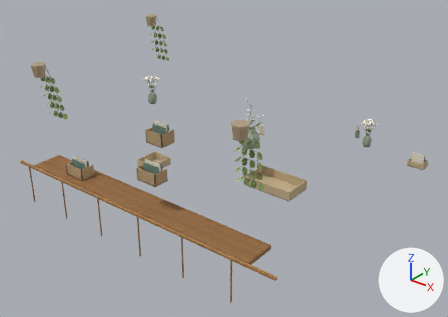
An edit to the glTF model assets/masters/native-v4/styling-v9.glb, drawn before and after from the same camera.
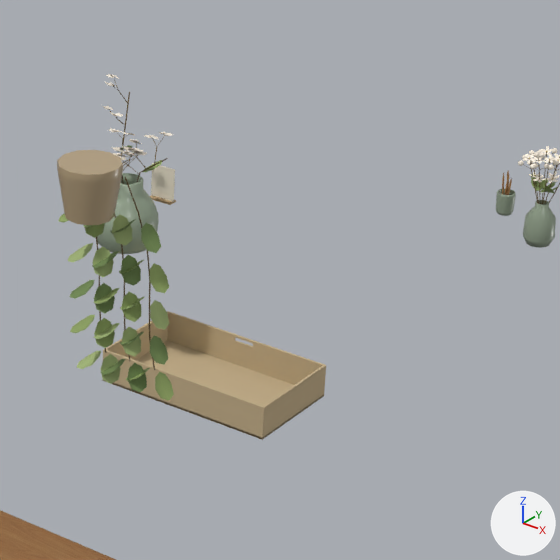
Old and new are each drawn whole from a camera (50 mm lens) standing at (6.26, -9.31, 6.39) and looking at (-0.57, -0.77, 1.09) and again close up on the part from 48% to 83% of the width and 24% to 74% of the height. The axes (+X, +Y, +Z) are drawn at lower right. The lights are the same throughout. The older version's two pictures come first. Vertices at exactly the same position are counted once.

The scene before the commit, as lines of its bpy script (objects in view):
```python
ob_styling_v9 = bpy.data.objects.new('styling-v9', me_mesh_0)
ob_styling_v9.location = (0.0, 0.0, 0.0)
```
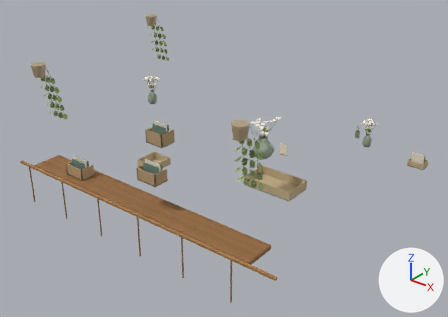
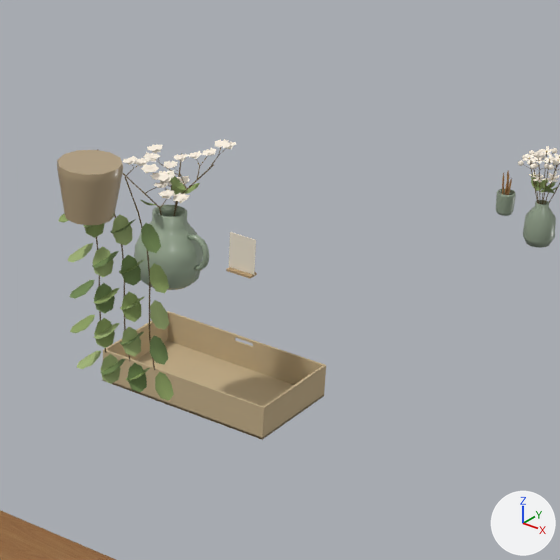
What differs and where, as boxes (x1, y1, x2, y2) in the close-ups (560 x 560 px; the box of a moved part takes in the faces that stretch with it):
'styling-v9', reshaped: before (0, 74, 560, 560); after (0, 139, 560, 560)
part 1 of me_mesh_0, moved or reshaped: before (121, 92, 130, 184); after (174, 164, 214, 216)
part 2 of me_mesh_0, moved or reshaped: before (136, 158, 168, 183); after (122, 173, 162, 215)
part 3 of me_mesh_0, moved or reshaped: before (152, 135, 165, 164); after (160, 185, 172, 209)
part 4 of me_mesh_0, moved or reshaped: before (134, 143, 146, 169); after (173, 161, 187, 189)
part 5 of me_mesh_0, moved or reshaped: before (120, 145, 132, 150); after (172, 185, 184, 195)
part 6 of me_mesh_0, moved or reshaped: before (143, 160, 162, 172); after (183, 183, 200, 194)
part 7 of me_mesh_0, moved or reshaped (not visible before): after (168, 173, 186, 190)
part 8 of me_mesh_0, deleted: before (97, 74, 176, 254)
part 9 of me_mesh_0, added: after (123, 139, 257, 290)

The change, as a list of edits to the scene's bpy script:
```text
Change me_mesh_0:
    used by ob_styling_v9; location = (0.0, 0.0, 0.0)
    remove me_mesh_0.from_pydata(...)  # 6511 vertices, 10722 faces; spans x -4.47..2.68, y -3.22..1.79, z 0.17..3.05
    add me_mesh_0.from_pydata(...)  # 6509 vertices, 10722 faces; spans x -4.47..2.68, y -3.22..1.79, z 0.17..3.05
    me_mesh_0 part 1: the loose piece of 11 vertices spanning x -0.74..-0.53, y 0.04..0.34, z 1.32..1.87 is turned -142.3 degrees about the z axis through its middle, then moved by (0.85, -0.59, 0.1)
    me_mesh_0 part 2: the loose piece of 11 vertices spanning x -0.52..-0.14, y -0.12..0.1, z 1.32..1.76 is turned -142.3 degrees about the z axis through its middle, then moved by (0.18, -0.41, 0.1)
    me_mesh_0 part 3: the loose piece of 25 vertices spanning x -0.38..-0.29, y -0.02..0.11, z 1.65..1.79 is turned -37.2 degrees about the z axis through its middle, then moved by (0.37, -0.38, -0.04)
    me_mesh_0 part 4: the loose piece of 25 vertices spanning x -0.51..-0.39, y 0.03..0.11, z 1.58..1.69 is scaled about its middle by (0.771, 1.01, 1.17), then moved by (0.56, -0.39, 0.17)
    me_mesh_0 part 5: the loose piece of 10 vertices spanning x -0.61..-0.51, y 0.02..0.12, z 1.63..1.69 is turned 165.2 degrees about the z axis through its middle, then moved by (0.6, -0.33, 0.02)
    me_mesh_0 part 6: the loose piece of 10 vertices spanning x -0.46..-0.36, y 0.08..0.18, z 1.53..1.6 is moved by (0.48, -0.34, 0.1)
    me_mesh_0 part 7: the loose piece of 10 vertices spanning x -0.69..-0.57, y -0.08..-0.01, z 1.53..1.6 is moved by (0.72, -0.3, 0.19)
    me_mesh_0 part 8: 55 loose pieces with 1178 vertices, spanning x -0.85..-0.35, y -0.14..0.38, z 1.07..1.98, are deleted
    me_mesh_0 part 9: 1126 vertices added at x -0.22..0.66, y -0.57..-0.14, z 1.17..2.08
    other edits to the shape of me_mesh_0 do not show in these pictures
```
